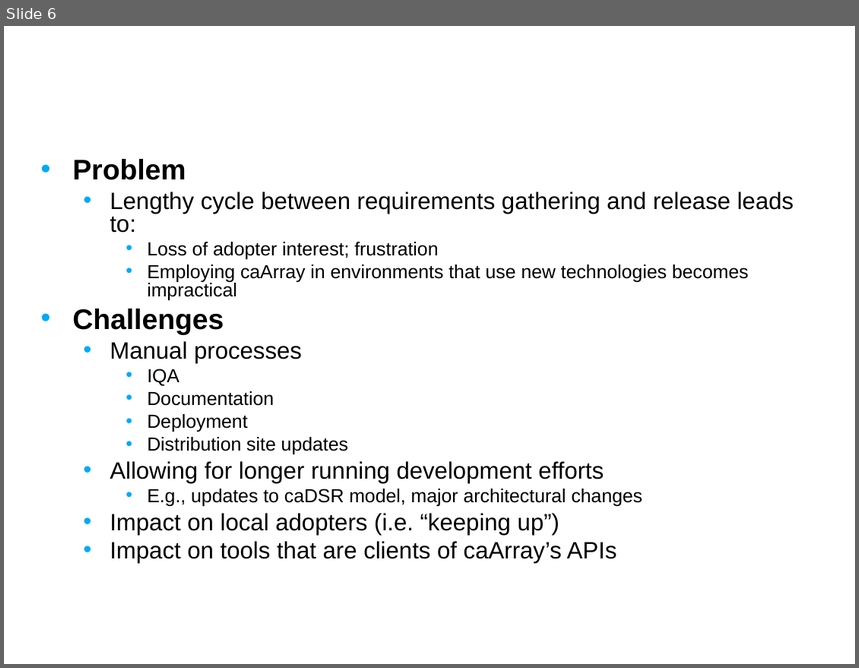
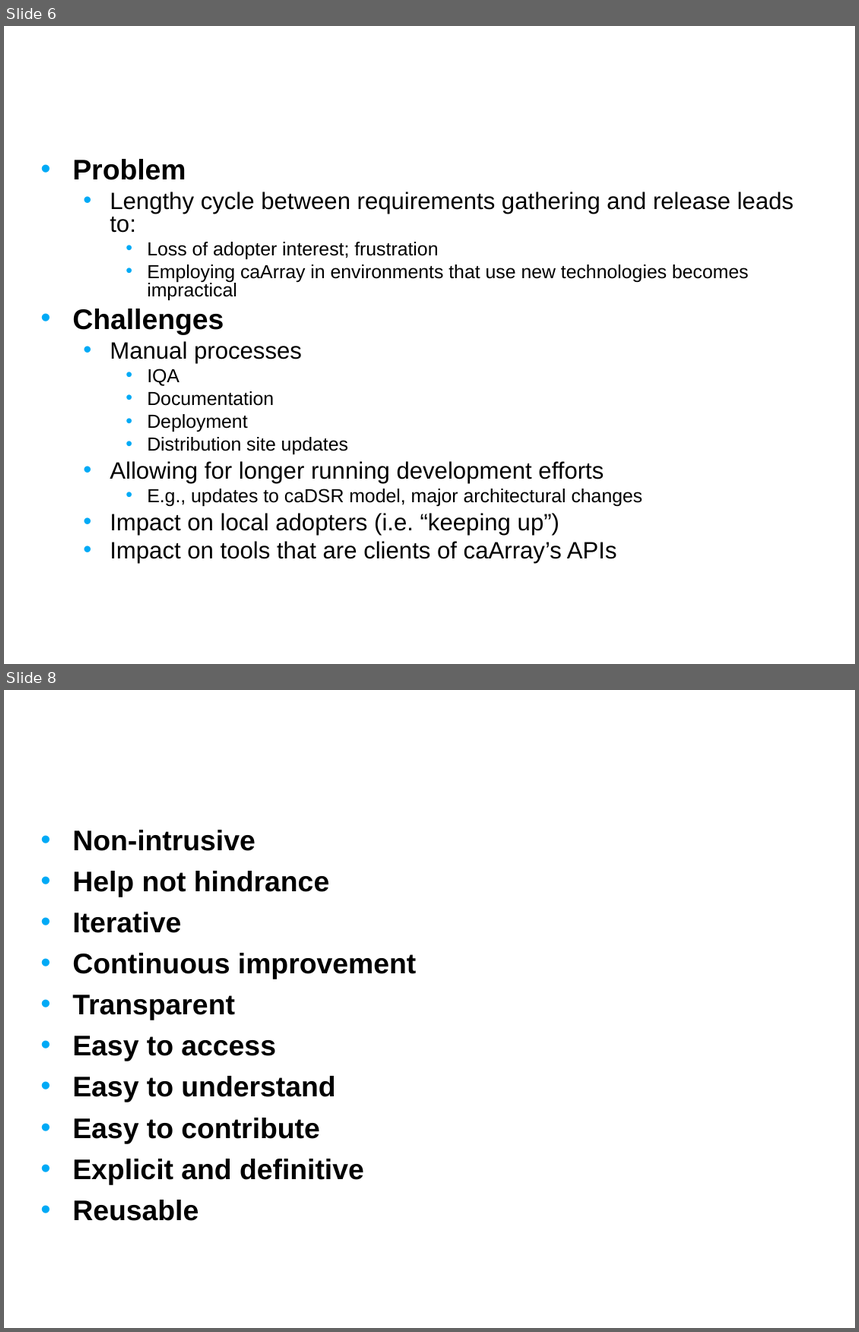
Before and after one commit to NCIP/caarray-docs, a slide deck: environment/references/process_improvement_proposal.ppt. Shown one above the other, each under a label of ours: slide 6 before the commit, slides 6 and 8 after it; the slides between them are not shown. The pictures are 859x668 and 859x1332 pixels, drawn with LibreOffice and Linux fonts; fonts in the diff are those of the drawing; background and template pictures are left out. Boxes give left, top, right and bottom in pixels: in the first picture for what was removed or moved away, otherwise in the second. Text is boxed around its words. In the diff, an @@ line names an element or a change of style, - is before the commit and + after.

Commit message:
Updated with governance content

```diff
--- a/environment/references/process_improvement_proposal.ppt
+++ b/environment/references/process_improvement_proposal.ppt
@@ slide 8 added at (4,690,855,1328), background picture (left out) @@
@@ title added at (32,690,671,790), 24 pt, text #FFFFFF, bold @@
+Process Governance Goals
@@ text added at (72,830,416,1221), 24 pt, text #000000, bold @@
+• Non-intrusive
+• Help not hindrance
+• Iterative
+• Continuous improvement
+• Transparent
+• Easy to access
+• Easy to understand
+• Easy to contribute
+• Explicit and definitive
+• Reusable
```
Also in this commit, not shown: 9 slides changed, 2 other slides added.
